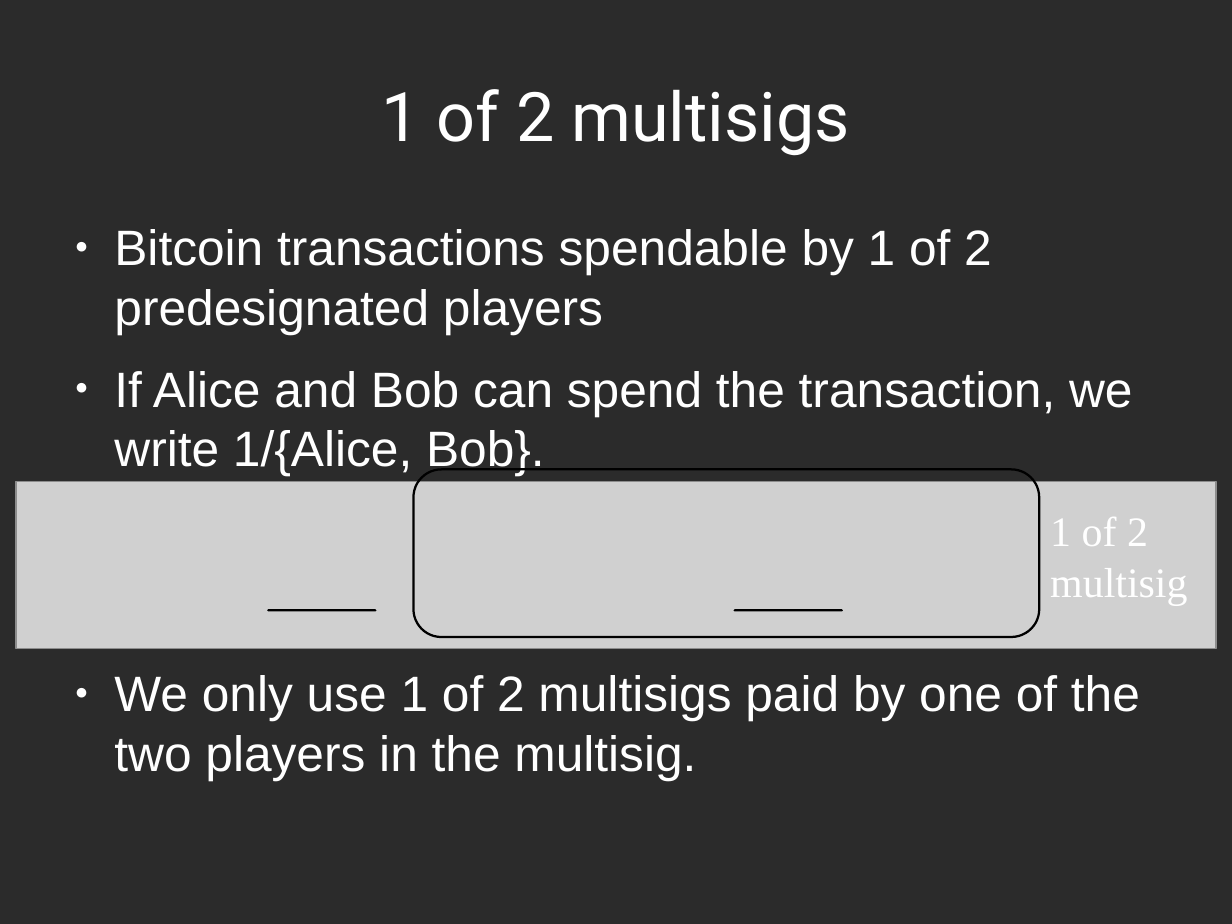
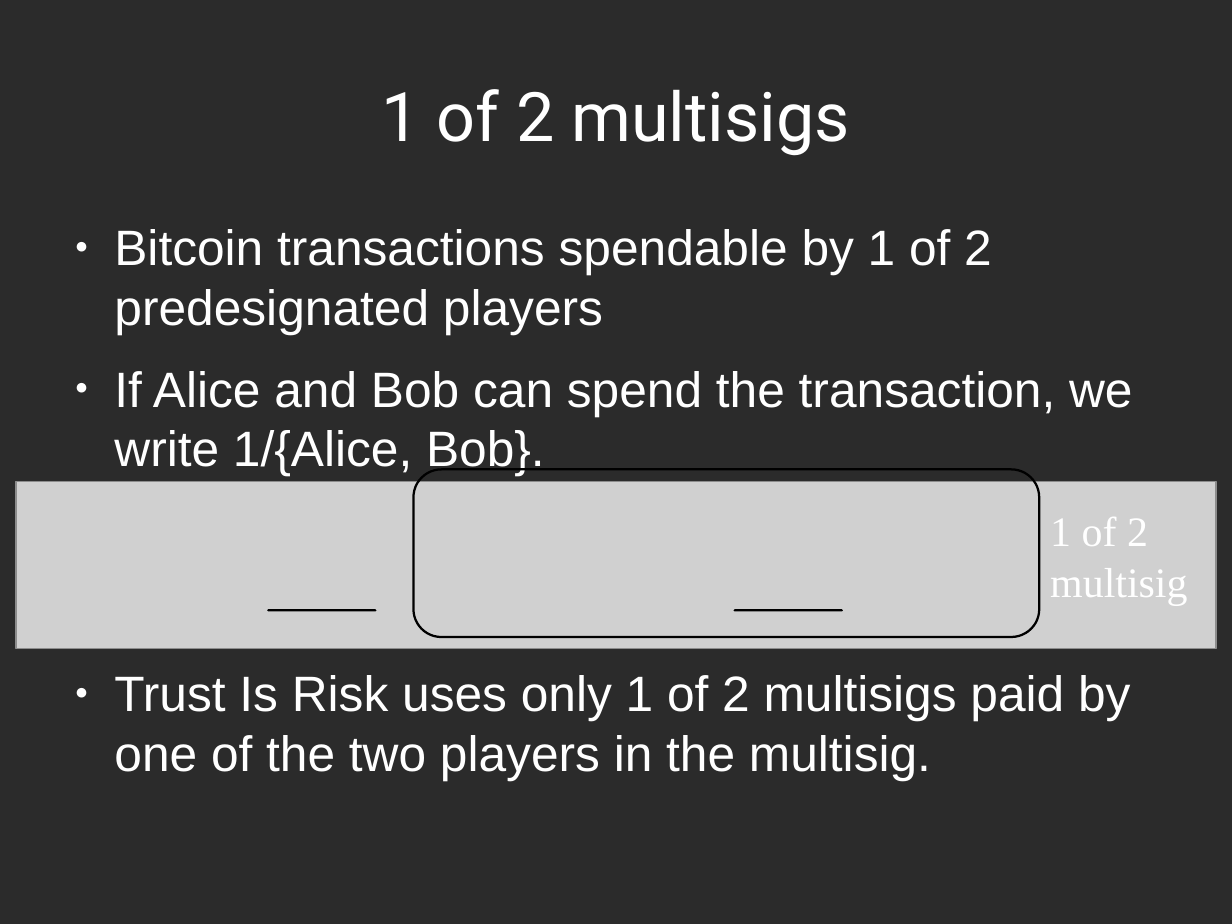
Before and after one commit to decrypto-org/TrustIsRisk, a slide deck: slide 4 of presentations/AtheCrypt10-1-2017/AtheCrypt10-1-2017.odp. Drawn at 1232x924 pixels with LibreOffice and Linux fonts; fonts in the diff are those of the drawing; grey boxes stand for pictures; background and template pictures are left out; a plain dark background stands for a picture behind light text. Boxes give left, top, right and bottom in pixels: in the first picture for what was removed or moved away, otherwise in the second. Text is boxed around its words. In the diff, an @@ line names an element or a change of style, - is before the commit and + after.

```diff
--- a/presentations/AtheCrypt10-1-2017/AtheCrypt10-1-2017.odp
+++ b/presentations/AtheCrypt10-1-2017/AtheCrypt10-1-2017.odp
@@ text at box(114, 675, 1130, 772): text changed @@
-● We only use 1 of 2 multisigs paid by one of the two players in the multisig.
+● Trust Is Risk uses only 1 of 2 multisigs paid by one of the two players in the multisig.
```
Also in this commit, not shown: 1 other slide changed.
